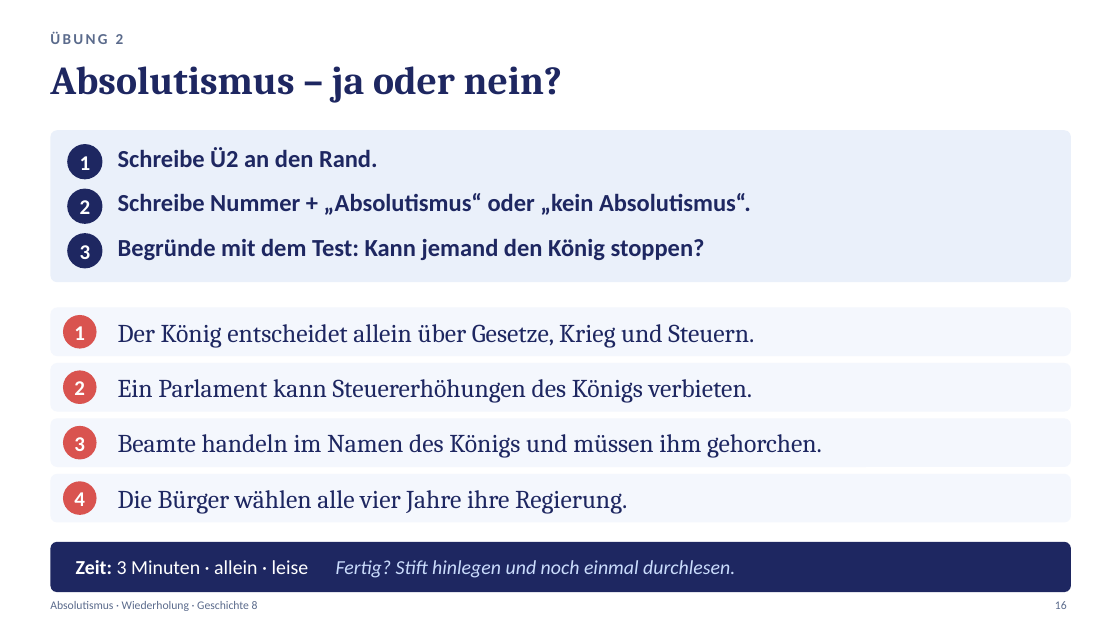
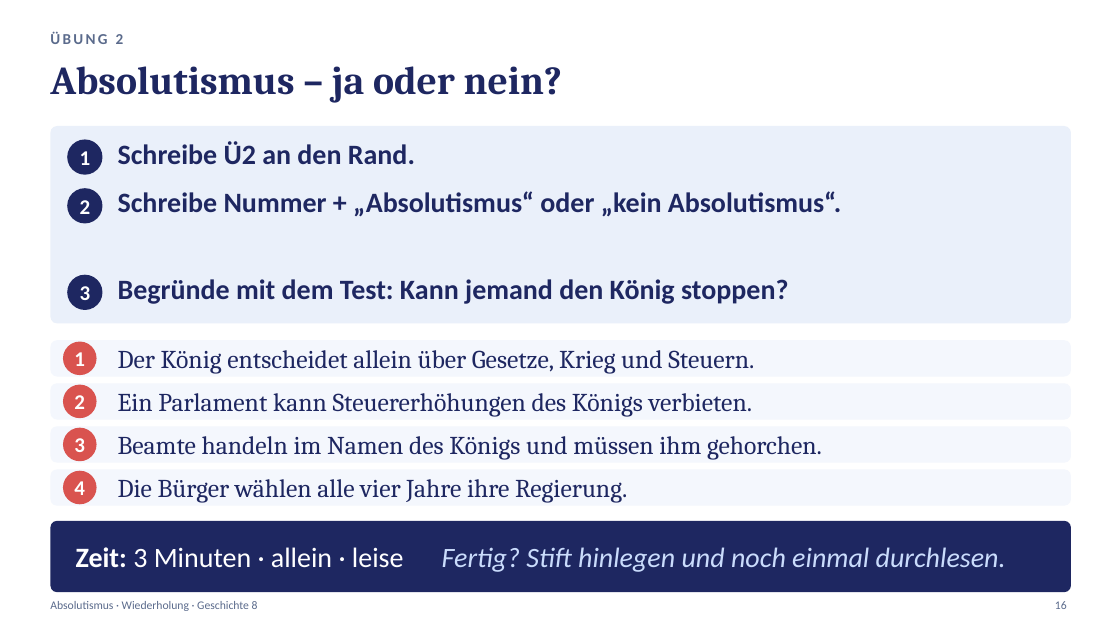
Before and after one commit to golzkonstantin-gif/Schule, a slide deck: slide 16 of Geschichte_8/Absolutismus_Wiederholung/Praesentation_Absolutismus_Wiederholung.pptx. Drawn at 1120x630 pixels with LibreOffice and Linux fonts; fonts in the diff are those of the drawing. Boxes give left, top, right and bottom in pixels: in the first picture for what was removed or moved away, otherwise in the second. Text is boxed around its words. In the diff, an @@ line names an element or a change of style, - is before the commit and + after.

```diff
--- a/Geschichte_8/Absolutismus_Wiederholung/Praesentation_Absolutismus_Wiederholung.pptx
+++ b/Geschichte_8/Absolutismus_Wiederholung/Praesentation_Absolutismus_Wiederholung.pptx
@@ rounded rectangle resized from (x1=50, y1=130, x2=1071, y2=282) to (x1=50, y1=126, x2=1071, y2=323) @@
@@ text "1" moved from (x1=80, y1=156, x2=91, y2=170) to (x1=80, y1=151, x2=91, y2=165) @@
@@ ellipse moved from (x1=67, y1=145, x2=103, y2=180) to (x1=67, y1=139, x2=103, y2=175) @@
@@ text "3" moved from (x1=80, y1=245, x2=91, y2=259) to (x1=80, y1=286, x2=91, y2=300) @@
@@ ellipse moved from (x1=67, y1=233, x2=103, y2=268) to (x1=67, y1=275, x2=103, y2=310) @@
@@ size 21 to 24 pt in 3 elements at (x1=118, y1=141, x2=415, y2=164), (x1=118, y1=191, x2=841, y2=216), (x1=118, y1=279, x2=788, y2=304) @@
@@ text "Begründe mit dem Test: Kann ..." moved from (x1=118, y1=238, x2=705, y2=260) to (x1=118, y1=279, x2=788, y2=304) @@
@@ proportions changed in 6 elements at (x1=50, y1=427, x2=1071, y2=463), (x1=50, y1=470, x2=1071, y2=506), (x1=50, y1=521, x2=1071, y2=592), (x1=50, y1=383, x2=1071, y2=419), (x1=50, y1=126, x2=1071, y2=323), (x1=50, y1=340, x2=1071, y2=376) @@
@@ rounded rectangle resized from (x1=50, y1=308, x2=1071, y2=356) to (x1=50, y1=340, x2=1071, y2=376) @@
@@ text "1" moved from (x1=74, y1=326, x2=85, y2=340) to (x1=74, y1=352, x2=85, y2=366) @@
@@ ellipse moved from (x1=63, y1=315, x2=97, y2=349) to (x1=63, y1=342, x2=97, y2=376) @@
@@ text "Der König entscheidet allein über ..." moved from (x1=118, y1=324, x2=754, y2=347) to (x1=118, y1=350, x2=754, y2=374) @@
@@ rounded rectangle resized from (x1=50, y1=363, x2=1071, y2=412) to (x1=50, y1=383, x2=1071, y2=419) @@
@@ text "2" moved from (x1=74, y1=381, x2=85, y2=395) to (x1=74, y1=395, x2=85, y2=409) @@
@@ ellipse moved from (x1=63, y1=371, x2=97, y2=404) to (x1=63, y1=385, x2=97, y2=418) @@
@@ text "Ein Parlament kann Steuererhöhungen des ..." moved from (x1=118, y1=379, x2=753, y2=403) to (x1=118, y1=393, x2=753, y2=417) @@
@@ rounded rectangle resized from (x1=50, y1=418, x2=1071, y2=467) to (x1=50, y1=427, x2=1071, y2=463) @@
@@ rounded rectangle resized from (x1=50, y1=474, x2=1071, y2=523) to (x1=50, y1=470, x2=1071, y2=506) @@
@@ text "4" moved from (x1=74, y1=492, x2=85, y2=506) to (x1=74, y1=481, x2=85, y2=495) @@
@@ ellipse moved from (x1=63, y1=481, x2=97, y2=515) to (x1=63, y1=471, x2=97, y2=504) @@
@@ text "Die Bürger wählen alle vier ..." moved from (x1=118, y1=490, x2=627, y2=513) to (x1=118, y1=479, x2=627, y2=503) @@
@@ rounded rectangle resized from (x1=50, y1=542, x2=1071, y2=592) to (x1=50, y1=521, x2=1071, y2=592) @@
@@ text "Zeit: 3 Minuten · allein ..." moved from (x1=76, y1=560, x2=735, y2=578) to (x1=76, y1=547, x2=1006, y2=572) @@
@@ text "Zeit: 3 Minuten · allein ..." at (x1=76, y1=547, x2=1006, y2=572): size 17 to 24 pt @@
```
Also in this commit, not shown: 16 other slides changed, 3 slides removed, 3 other files.
